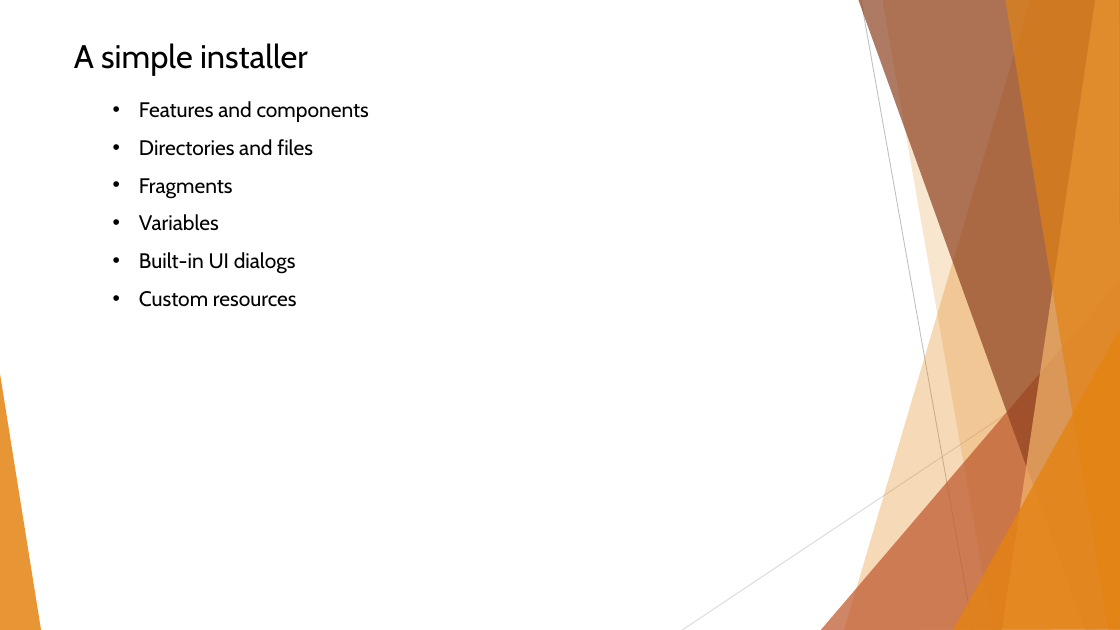
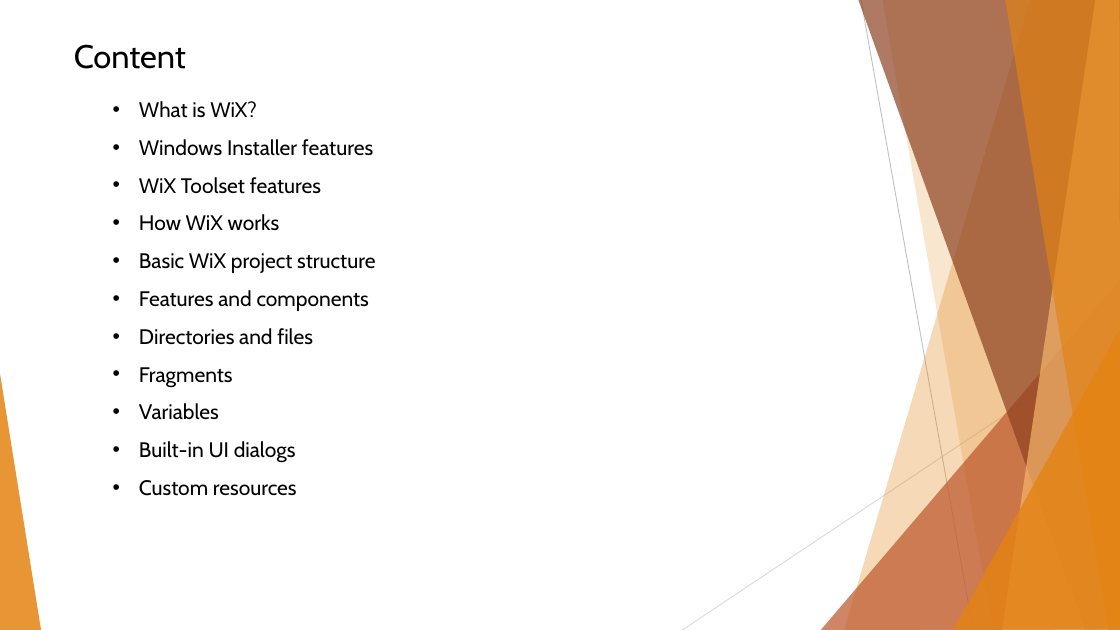
Before and after one commit to BinaryStudioAcademy/WixGettingStartedCourse, a slide deck: slide 3 of Part 1/WiX Part 1.pptx (slide 8 before the commit). Drawn at 1120x630 pixels with LibreOffice and Linux fonts; fonts in the diff are those of the drawing. Boxes give left, top, right and bottom in pixels: in the first picture for what was removed or moved away, otherwise in the second. Text is boxed around its words. In the diff, an @@ line names an element or a change of style, - is before the commit and + after.

```diff
--- a/Part 1/WiX Part 1.pptx
+++ b/Part 1/WiX Part 1.pptx
@@ text at box(74, 44, 186, 69): text changed @@
-A simple installer
+Content
@@ text at box(139, 101, 375, 273): paragraphs added @@
+• What is WiX?
+• Windows Installer features
+• WiX Toolset features
+• How WiX works
+• Basic WiX project structure
```
Also in this commit, not shown: 3 other files.
